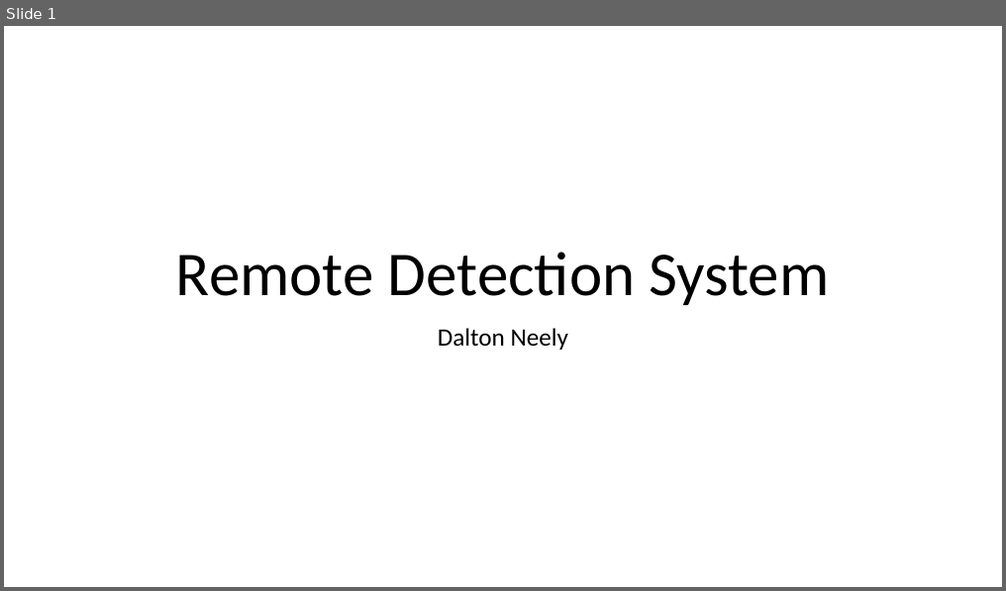
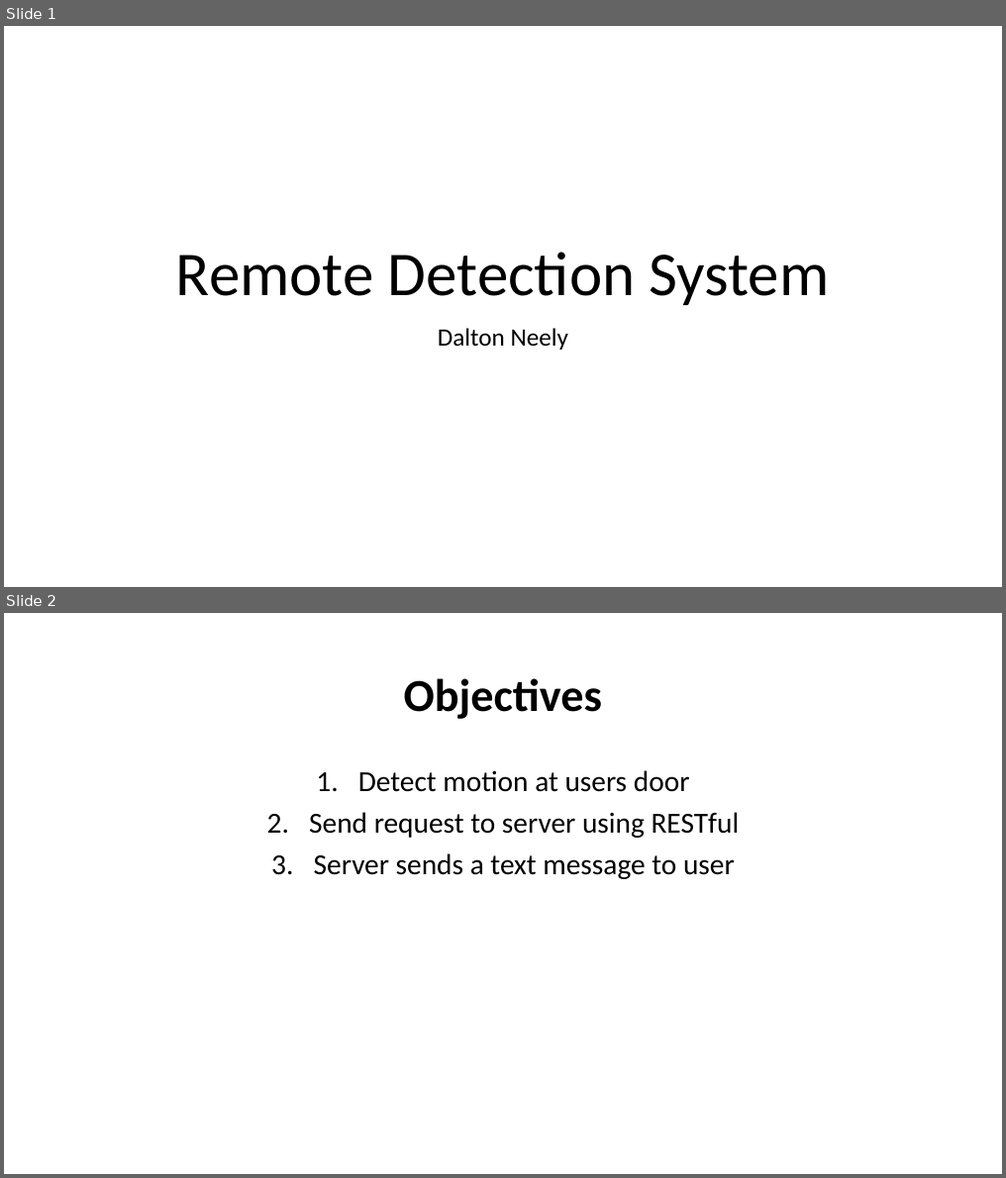
Before and after one commit to dalton-neely/NetworksFinal, a slide deck: Presentation.pptx. Shown one above the other, each under a label of ours: slide 1 before the commit, slides 1 and 2 after it. The pictures are 1006x591 and 1006x1178 pixels, drawn with LibreOffice and Linux fonts; fonts in the diff are those of the drawing. Boxes give left, top, right and bottom in pixels: in the first picture for what was removed or moved away, otherwise in the second. Text is boxed around its words. In the diff, an @@ line names an element or a change of style, - is before the commit and + after.

```diff
--- a/Presentation.pptx
+++ b/Presentation.pptx
@@ slide 2 added at [4,613,1002,1174], background #FFFFFF @@
@@ title added at [404,678,602,719], 44 pt, text #000000, bold @@
+Objectives
@@ text added at [309,770,740,879], 28 pt, text #000000 @@
+1. Detect motion at users door
+2. Send request to server using RESTful
+3. Server sends a text message to user
```
Also in this commit, not shown: 6 other slides added, 15 other files.
